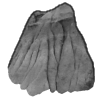
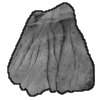
Layer changes from the first 100px x 100px image to the second:
painted on "line" over [7, 2, 95, 97]
